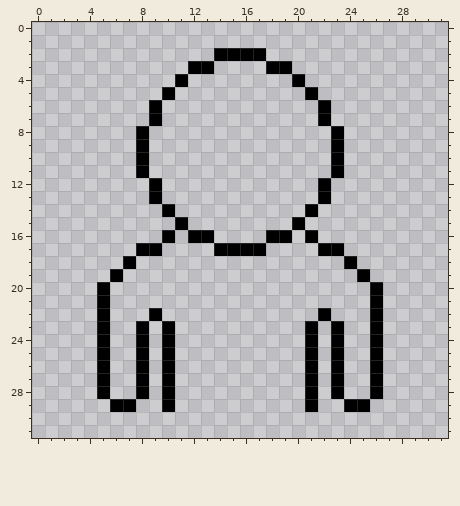
Two versions of one pixel-art sprite, images/icons/userIcon.png. Above: the version before the commit.
The file is 32x32 pixels. The old version is drawn lined up with the new one.
The result:
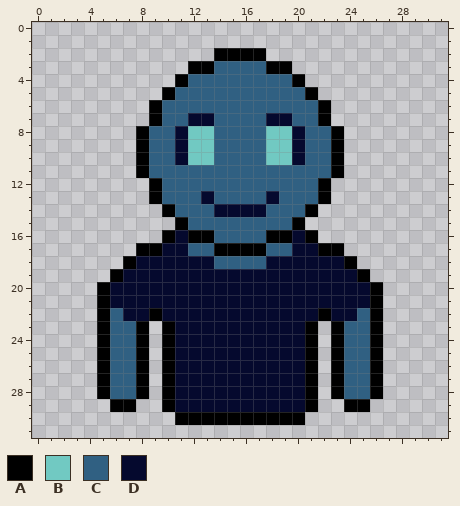
Palette (. is transparent): A #000000  B #71c9c2  C #306082  D #05092e
Change:
whole drawing moved by +0,-2 (the old picture is shown already moved)
y 3: x 14..17 .... -> CCCC
y 4: x 12..19 ........ -> CCCCCCCC
y 5: x 11..20 .......... -> CCCCCCCCCC
y 6: x 10..21 ............ -> CCCCCCCCCCCC
y 7: x 10..21 ............ -> CCDDCCCCDDCC
y 8..10: x 9..22 .............. -> CCDBBCCCCBBDCC
y 11: x 9..22 .............. -> CCCCCCCCCCCCCC
y 12: x 10..21 ............ -> CCCCCCCCCCCC
y 13: x 10..21 ............ -> CCCDCCCCDCCC
y 14: x 11..20 .......... -> CCCDDDDCCC
y 15: x 12..19 ........ -> CCCCCCCC
y 16: x 11 . -> D; x 14..17 .... -> CCCC; x 20 . -> D
y 17: x 10..13 .... -> DDCC; x 18..21 .... -> CCDD
y 18: x 8..23 ................ -> DDDDDDCCCCDDDDDD
y 19: x 7..24 .................. -> DDDDDDDDDDDDDDDDDD
y 20..21: x 6..25 .................... -> DDDDDDDDDDDDDDDDDDDD
y 22: x 6..8 ... -> CDD; x 10..21 ............ -> DDDDDDDDDDDD; x 23..25 ... -> DDC
y 23..28: x 6..7 .. -> CC; x 11..20 .......... -> DDDDDDDDDD; x 24..25 .. -> CC
y 29: x 11..20 .......... -> DDDDDDDDDD
y 30: x 11..20 .......... -> AAAAAAAAAA
